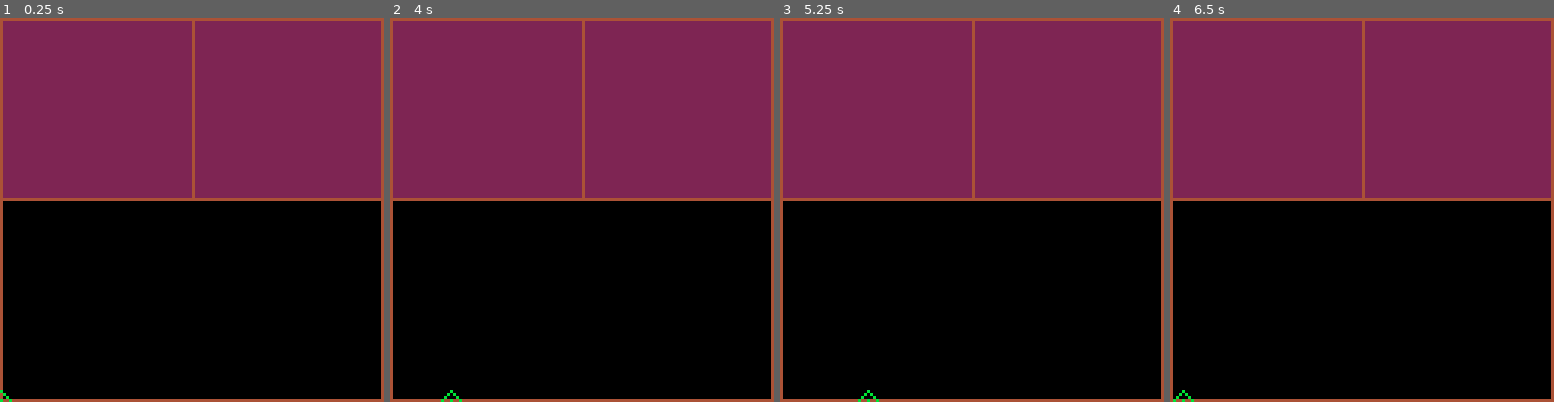
Above: before the commit, frames 1-4 (left to right).
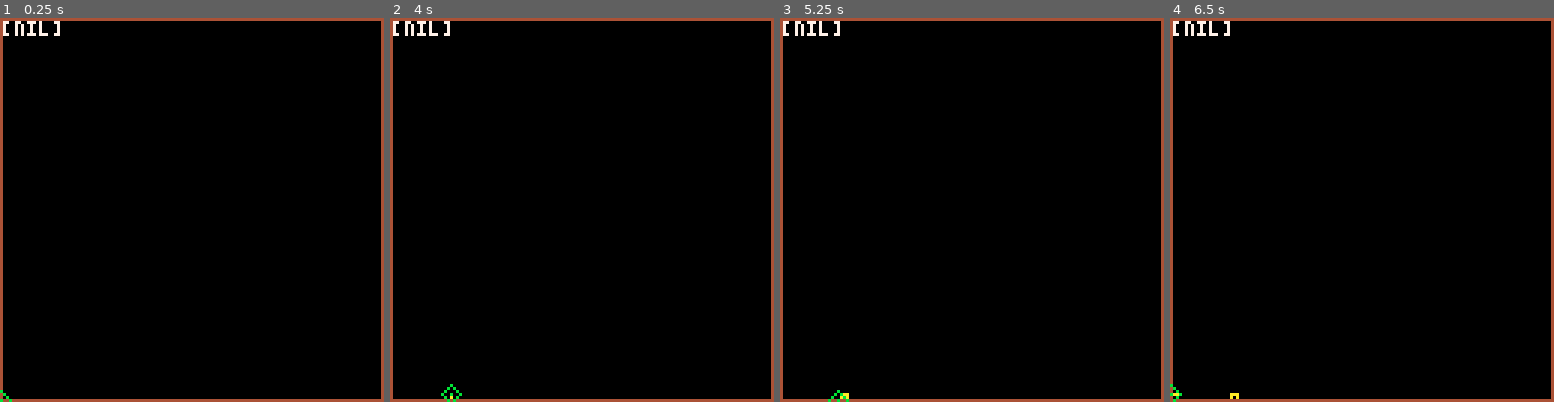
Above: after the commit, the same moments.

Repository: shen-sat/qix
Game: PICO-8 cartridge qix.p8
Same seed, same stepped clock (60 frames per second), same inputs: the game is played once before the commit and once after it.
Inputs:
- Up to frame 1 (0.25 s): no input
- Up to frame 2 (4 s): tap X (X key) at 1.07, 2.07, 2.4, 2.73, 3.07, 3.4, 3.73 s; hold Left 1.97-2.37 s; hold Down 2.42-2.82 s; hold Right 2.87-3.53 s; hold Up from 3.58 s (still down)
- Up to frame 3 (5.25 s): tap X (X key) every 0.33 s from 4.07 to 5.07 s; release Up at 4.08 s; hold Right 4.13-4.53 s; hold Down 4.58-5.08 s; hold Left from 5.13 s (still down)
- Up to frame 4 (6.5 s): tap X (X key) every 0.33 s from 5.4 to 6.4 s; release Left at 5.8 s; hold Up 5.85-6.18 s; hold Left from 6.23 s (still down)

The runs differ from the first frame. In frame 1, 46% of the frame differs, in the area x 0-100%, y 0-48%; in frame 2, 46%; in frame 3, 46%, in the area x 0-100%, y 0-100%; in frame 4, 46%.

Commit message:
Beginning of draw line feature

Diff:
--- a/qix.p8
+++ b/qix.p8
@@ -113,9 +113,11 @@
   player = {
    x = 0,
    y = 127,
+   prev_x = 0,
+   prev_y = 127,
    sprite = 1,
-   passive_move = function(self, next_point_x, next_point_y)
-    if pget(next_point_x, next_point_y) == path_color then
+   path_move = function(self, next_point_x, next_point_y)
+    -- if pget(next_point_x, next_point_y) == path_color then
      local compass_points = get_compass_points(next_point_x, next_point_y)
      if pixel_in_border(next_point_x, next_point_y) then
       if not compass_points_contain_color(compass_points, fill_color) then
@@ -126,13 +128,14 @@
       self.x = next_point_x
       self.y = next_point_y
      end
-    end
+    -- end
    end
   }
 
   frame_counter = 0
 
   blocks = {}
+  lines = {}
 
   path_color = 4
   background_color = 0
@@ -148,35 +151,73 @@
 
   if btn(0) then
    local next_point_x, next_point_y = player.x - 1, player.y
-   player:passive_move(next_point_x, next_point_y)
+   if pget(next_point_x, next_point_y) == path_color then
+    player:path_move(next_point_x, next_point_y)
+   elseif pget(next_point_x, next_point_y) == background_color and not pixel_outside_screen(next_point_x, next_point_y) then
+    if btn(5) then
+     player.x -= 1
+     create_line()
+    end
+   end
+  elseif btn(1) then
+   local next_point_x, next_point_y = player.x + 1, player.y
+   if pget(next_point_x, next_point_y) == path_color then
+    player:path_move(next_point_x, next_point_y)
+   elseif pget(next_point_x, next_point_y) == background_color and not pixel_outside_screen(next_point_x, next_point_y) then
+    if btn(5) then
+     player.x += 1
+     create_line()
+    end
+   end
+  elseif btn(2) then
+   local next_point_x, next_point_y = player.x, player.y - 1
+   if pget(next_point_x, next_point_y) == path_color then
+    player:path_move(next_point_x, next_point_y)
+   elseif pget(next_point_x, next_point_y) == background_color and not pixel_outside_screen(next_point_x, next_point_y) then
+    if btn(5) then
+     player.y -= 1
+     create_line()
+    end
+   end
+  elseif btn(3) then
+   local next_point_x, next_point_y = player.x, player.y + 1
+   if pget(next_point_x, next_point_y) == path_color then
+    player:path_move(next_point_x, next_point_y)
+   elseif pget(next_point_x, next_point_y) == background_color and not pixel_outside_screen(next_point_x, next_point_y) then
+    if btn(5) then
+     player.y += 1
+     create_line()
+    end
+   end
   end
-  if btn(1) then
-   local next_point_x, next_point_y = player.x + 1, player.y
-   player:passive_move(next_point_x, next_point_y)
-  end
-  if btn(2) then
-   local next_point_x, next_point_y = player.x, player.y - 1
-   player:passive_move(next_point_x, next_point_y)
-  end
-  if btn(3) then
-   local next_point_x, next_point_y = player.x, player.y + 1
-   player:passive_move(next_point_x, next_point_y)
-  end
+
+  player.prev_x = player.x
+  player.prev_y = player.y
 end
 
 function level_draw()
   -- higher something is here, the further in the background it is
   cls()
-  rectfill(1,1,127 -1,60 - 1,2)
-  line(1,60,127 - 1,60,4)
-  line(64, 1, 64, 60, 4)
+
+  for l in all(lines) do
+   line(l.x0,l.y0,l.x1,l.y1,l.col)
+  end
 
   rect(0,0,127,127,4) --border
+  -- qix:draw()
+
+
+
   spr(player.sprite,player.x - 3,player.y - 3)
-  -- qix:draw()
+  print(flag,1,1,7)
 
   -- destination hitbox
   -- rect(qix.destination.x,qix.destination.y,qix.destination.x + qix.destination.width - 1,qix.destination.y + qix.destination.height - 1,7)
+end
+
+function create_line()
+ line_part = { x0 = player.x, y0 = player.y, x1 = player.prev_x, y1 = player.prev_y, col = 10 }
+ add(lines,line_part)
 end
 
 function check_overlap(rect_a, rect_b)
@@ -228,12 +269,15 @@
  if x < 1 or x > 126 or y < 1 or y > 126 then return true end
 end
 
+function pixel_outside_screen(x,y)
+ if x < 0 or x > 127 or y < 0 or y > 127 then return true end
+end
+
 --------------------------------------------------------------------------------
-
--- draw block
- -- for block in all(blocks) do
- --  rectfill(block.x,block.y,block.x + block.width - 1,block.y + block.height - 1,3)
- -- end
+-- draw paths and rects for player to move along
+-- rectfill(1,1,127 -1,60 - 1,2)
+-- line(1,60,127 - 1,60,4)
+-- line(64, 1, 64, 60, 4)
 
 -- control qix manually
  -- if btn(0) then qix.x -= 1 end
@@ -271,6 +315,11 @@
  -- add(blocks, left_block)
  -- add(blocks, right_block)
 
+ -- draw blocks
+  -- for block in all(blocks) do
+  --  rectfill(block.x,block.y,block.x + block.width - 1,block.y + block.height - 1,3)
+  -- end
+
 __gfx__
 aaaaaaaa000b00000000000000000000000000000000000000000000000000000000000000000000000000000000000000000000000000000000000000000000
 aaaaaaaa00b0b0000000000000000000000000000000000000000000000000000000000000000000000000000000000000000000000000000000000000000000
Not shown, removed: TODO.txt
